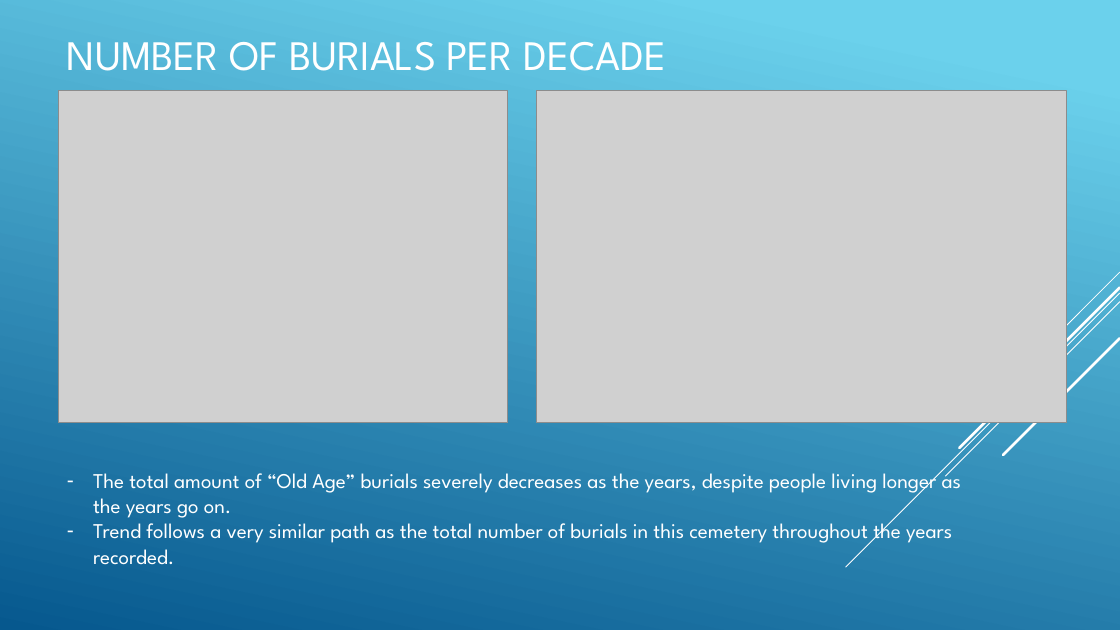
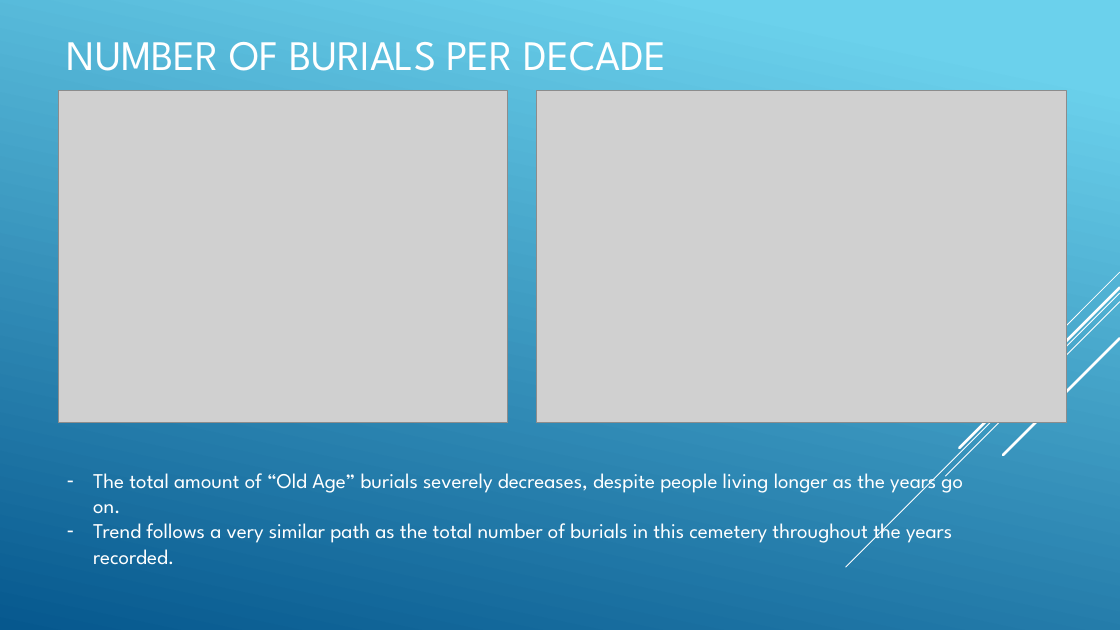
Before and after one commit to NSS-Data-Analytics-Cohort-9/city_cemetery-CameronMatlock, a slide deck: slide 4 of Old Age Powerpoint.pptx. Drawn at 1120x630 pixels with LibreOffice and Linux fonts; fonts in the diff are those of the drawing; grey boxes stand for pictures. Boxes give left, top, right and bottom in pixels: in the first picture for what was removed or moved away, otherwise in the second. Text is boxed around its words. In the diff, an @@ line names an element or a change of style, - is before the commit and + after.

```diff
--- a/Old Age Powerpoint.pptx
+++ b/Old Age Powerpoint.pptx
@@ text at bbox=[93, 467, 963, 513]: text changed @@
-– The total amount of “Old Age” burials severely decreases as the years, despite people living longer as the years go on.
+– The total amount of “Old Age” burials severely decreases, despite people living longer as the years go on.
```
Also in this commit, not shown: 3 slides added.
